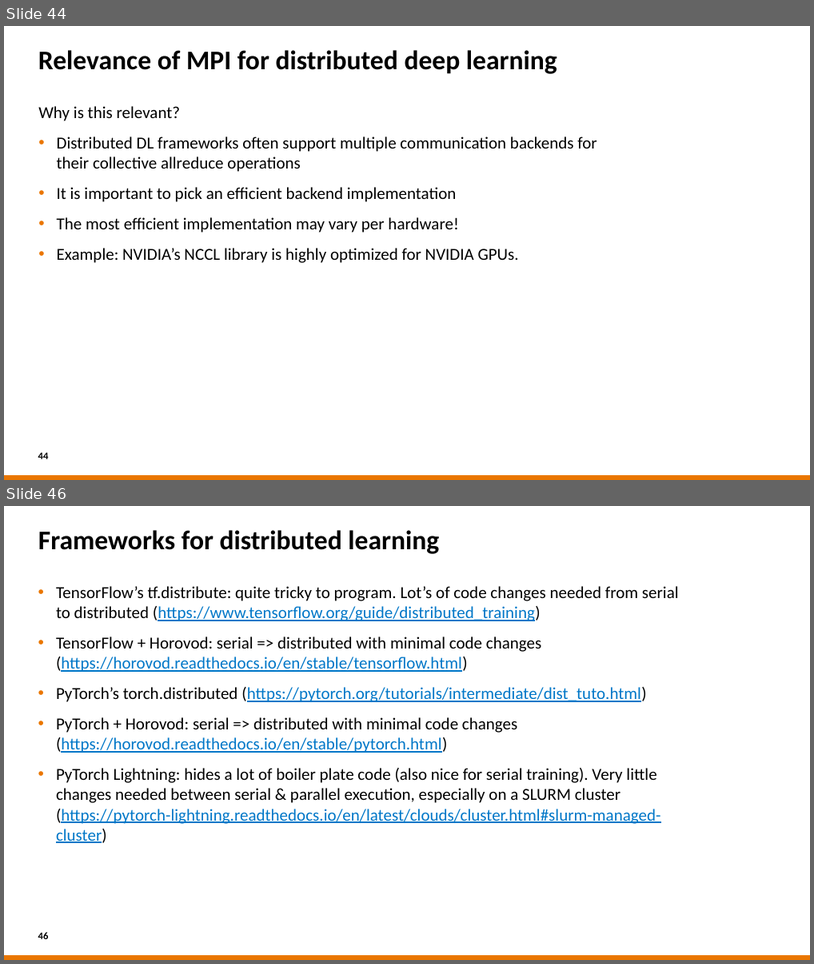
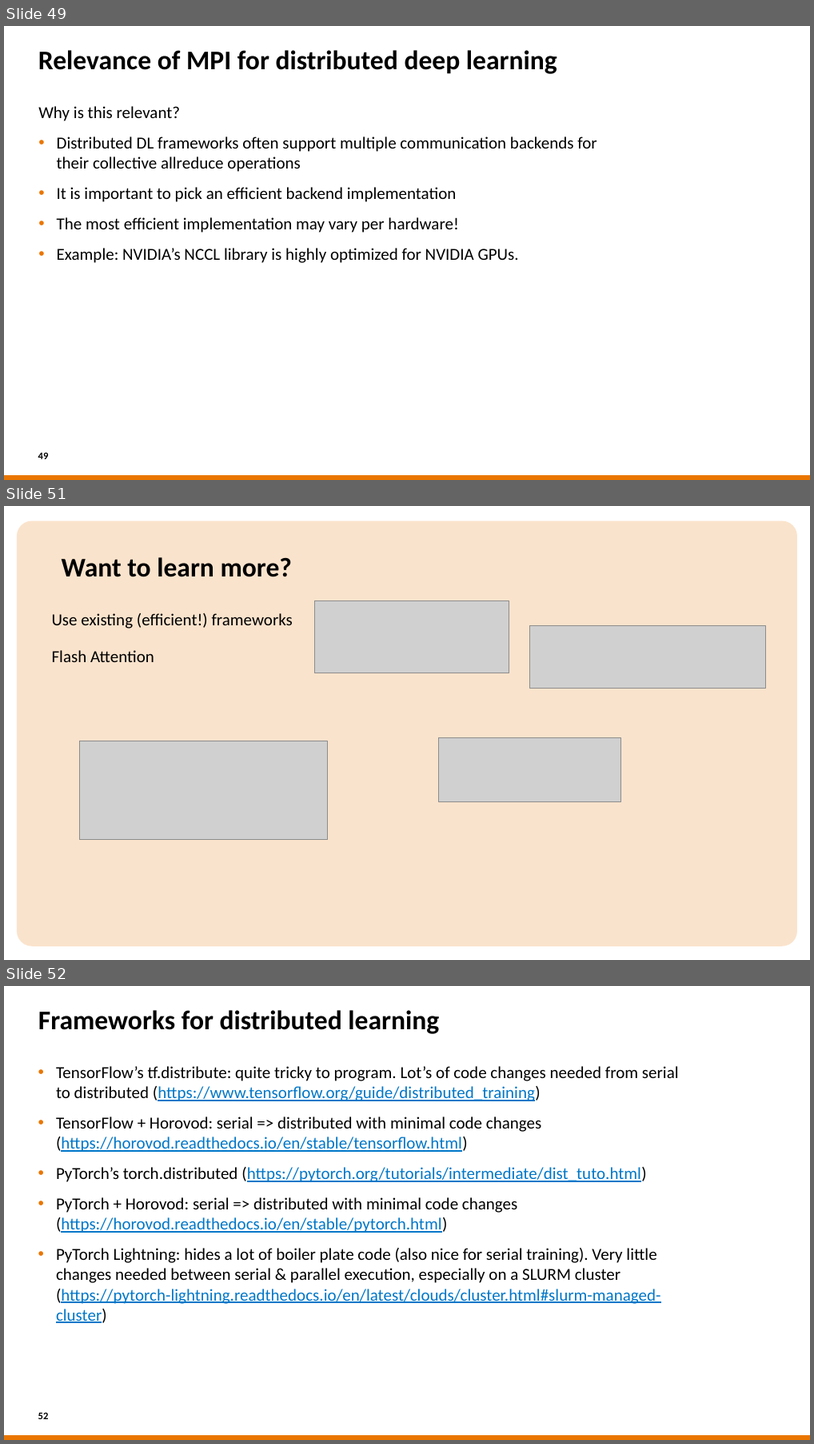
Before and after one commit to sara-nl/HPML-course-materials, a slide deck: Day2/slides/Parallel_Computing_for_DL.pptx. Shown one above the other, each under a label of ours: slides 44 and 46 before the commit, slides 49, 51 and 52 after it; the slides between them are not shown. The pictures are 814x964 and 814x1444 pixels, drawn with LibreOffice and Linux fonts; fonts in the diff are those of the drawing; grey boxes stand for pictures; background and template pictures are left out. Boxes give left, top, right and bottom in pixels: in the first picture for what was removed or moved away, otherwise in the second. Text is boxed around its words. In the diff, an @@ line names an element or a change of style, - is before the commit and + after.

```diff
--- a/Day2/slides/Parallel_Computing_for_DL.pptx
+++ b/Day2/slides/Parallel_Computing_for_DL.pptx
@@ slide 51 added at box(4, 506, 810, 960), background #FFFFFF @@
@@ rounded rectangle added at box(17, 521, 798, 947), fill #EA7600 at 20% opacity @@
@@ title added at box(62, 557, 292, 577), 32 pt, text #000000, bold @@
+Want to learn more?
@@ picture added at box(315, 600, 509, 673) @@
@@ text added at box(52, 613, 293, 662), 20 pt, text #000000 @@
+    Use existing (efficient!) frameworks
+    Flash Attention
@@ picture added at box(530, 626, 766, 688) @@
@@ picture added at box(79, 740, 328, 840) @@
@@ picture added at box(439, 738, 622, 802) @@
@@ what was slide 44 is now slide 49 @@
@@ page number at box(38, 452, 49, 459): text changed @@
-44
+49
@@ what was slide 46 is now slide 52 @@
@@ page number at box(38, 1412, 49, 1419): text changed @@
-46
+52
```
Also in this commit, not shown: 1 slide changed, 6 other slides added, 1 slide removed, 3 other files.
